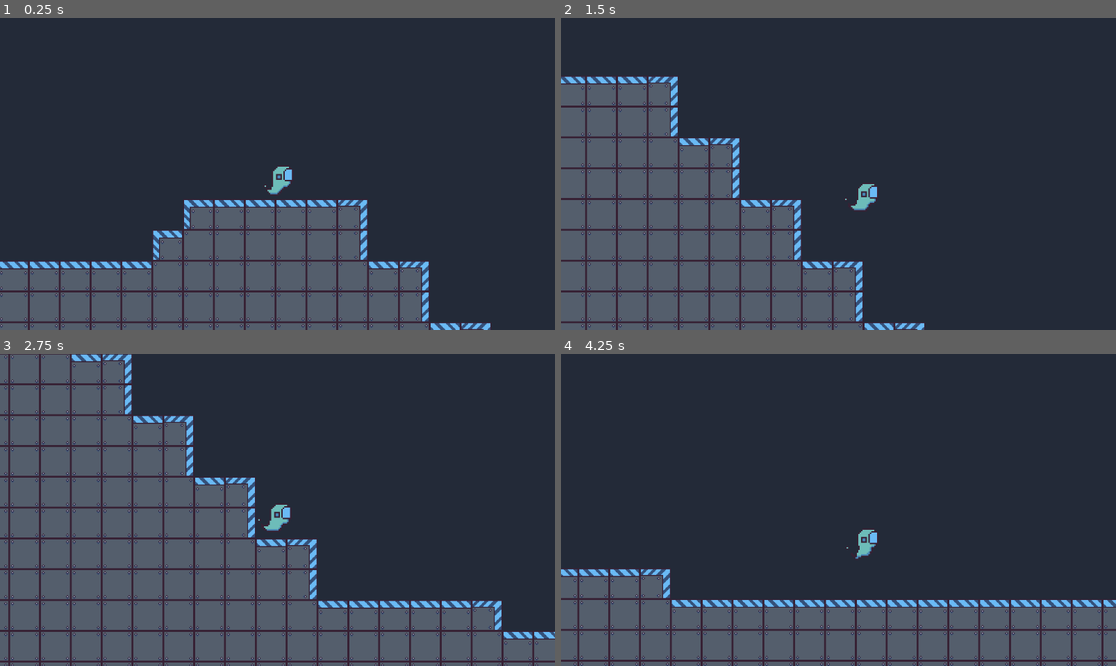
Above: before the commit, frames 1-4 (two rows, left to right).
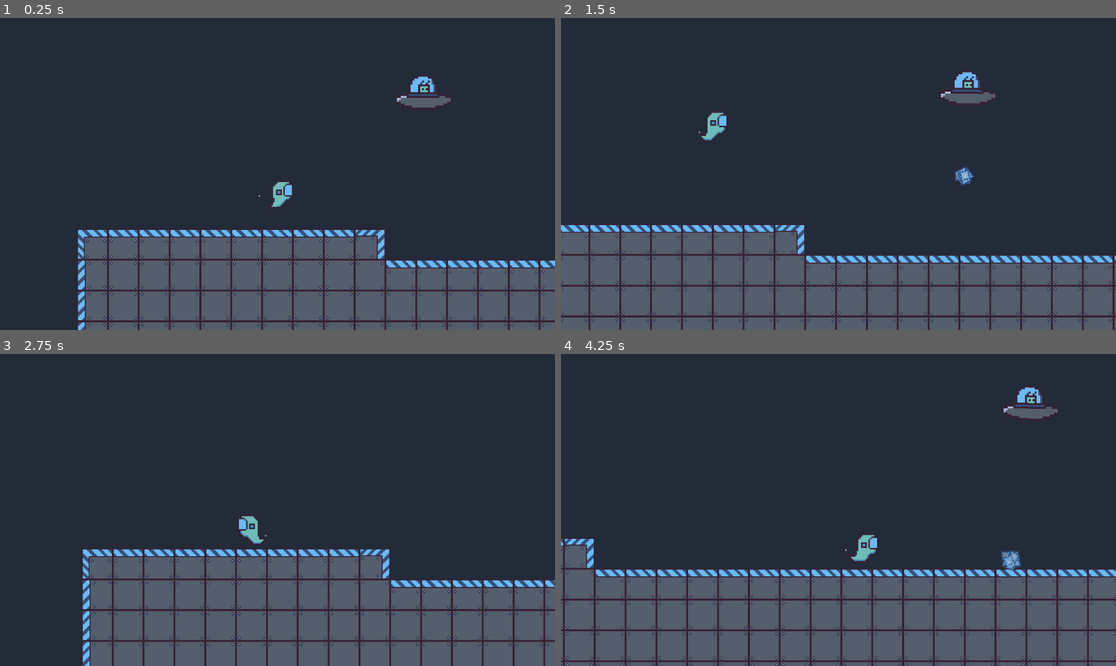
Above: after the commit, the same moments.

Repository: Royalblue6870/space-shooter
Game: Godot game, scene res://scenes/game.tscn
Same seed, same stepped clock (60 frames per second), same inputs: the game is played once before the commit and once after it. The engine's default icon, where the game draws it, is replaced by a stand-in: a white triangle on a blue panel in a dark square.
Inputs:
- Up to frame 1 (0.25 s): no input
- Up to frame 2 (1.5 s): tap Enter (ui_accept) at 0.5, 0.6, 0.77, 1.07, 1.35 s; hold Right (ui_right) from 0.53 s (still down)
- Up to frame 3 (2.75 s): tap Enter (ui_accept) at 1.52, 1.82, 2.1 s; release Right (ui_right) at 2.03 s; hold Left (ui_left) from 2.03 s (still down)
- Up to frame 4 (4.25 s): release Left (ui_left) at 2.78 s; hold Right (ui_right) from 2.78 s (still down); tap Enter (ui_accept) at 2.85, 3.02, 3.32, 3.6, 3.77, 4.07 s

The runs differ from the first frame. In frame 1, 18% of the frame differs, in the area x 0-100%, y 18-100%; in frame 2, 29%; in frame 3, 39%, in the area x 0-100%, y 0-100%; in frame 4, 15%.

Commit message:
added sound and more enemies

Diff:
--- a/laserbeam.gd
+++ b/laserbeam.gd
@@ -5,6 +5,7 @@
 
 func _process(_delta):
 	position.y += speed
+
 	if $RayCast2D.is_colliding():
 		var collider = $RayCast2D.get_collider()
 		if collider != null and collider.name == "player":
--- a/prefabs/enemy.tscn
+++ b/prefabs/enemy.tscn
@@ -21,5 +21,7 @@
 [node name="Sprite2D" type="Sprite2D" parent="."]
 texture = ExtResource("2_2ha65")
 
+[node name="shootsound" type="AudioStreamPlayer2D" parent="."]
+
 [connection signal="body_entered" from="." to="." method="_on_body_entered"]
 [connection signal="timeout" from="Timer" to="." method="_on_timer_timeout"]
--- a/scenes/game.tscn
+++ b/scenes/game.tscn
@@ -1,6 +1,7 @@
-[gd_scene load_steps=30 format=4 uid="uid://cxwukq775avxp"]
+[gd_scene load_steps=37 format=4 uid="uid://cxwukq775avxp"]
 
 [ext_resource type="PackedScene" uid="uid://cjv82d05khtds" path="res://prefabs/player.tscn" id="1_i1tmu"]
+[ext_resource type="AudioStream" uid="uid://q82woy38k60i" path="res://pretty noises/ghostjump.wav" id="2_a4mev"]
 [ext_resource type="Texture2D" uid="uid://cr2b4q07eceos" path="res://pretty pictures/Tiles/tile1.png" id="2_dgsoi"]
 [ext_resource type="Texture2D" uid="uid://b5um4mg5bg4px" path="res://pretty pictures/Tiles/tile2 top.png" id="3_kkhxr"]
 [ext_resource type="PackedScene" uid="uid://btovrllhbblrp" path="res://prefabs/portal.tscn" id="3_p8epq"]
@@ -15,6 +16,7 @@
 [ext_resource type="Script" path="res://scripts/path_follow_2d.gd" id="13_p7wir"]
 [ext_resource type="Script" path="res://scenes/path_follow_2d.gd" id="14_7gj5f"]
 [ext_resource type="Script" path="res://scenes/path_follow_2d_fast.gd" id="15_ob6au"]
+[ext_resource type="AudioStream" uid="uid://dsfq38w7uq5bb" path="res://pretty noises/bgmusic.mp3" id="17_758ve"]
 
 [sub_resource type="TileSetAtlasSource" id="TileSetAtlasSource_w1uw4"]
 resource_name = "tile1"
@@ -109,10 +111,43 @@
 }
 point_count = 3
 
+[sub_resource type="Curve2D" id="Curve2D_71cch"]
+_data = {
+"points": PackedVector2Array(0, 0, 0, 0, 1963, 77, 0, 0, 0, 0, 2085, 77, 0, 0, 0, 0, 1965, 76)
+}
+point_count = 3
+
+[sub_resource type="Curve2D" id="Curve2D_hdil7"]
+_data = {
+"points": PackedVector2Array(0, 0, 0, 0, 2459, -129, 0, 0, 0, 0, 2669, -128, 0, 0, 0, 0, 2458, -128)
+}
+point_count = 3
+
+[sub_resource type="Curve2D" id="Curve2D_tx1ay"]
+_data = {
+"points": PackedVector2Array(0, 0, 0, 0, 2731, -145, 0, 0, 0, 0, 2820, -145, 0, 0, 0, 0, 2731, -146)
+}
+point_count = 3
+
+[sub_resource type="Curve2D" id="Curve2D_a4yq7"]
+_data = {
+"points": PackedVector2Array(0, 0, 0, 0, 2890, -140, 0, 0, 0, 0, 3027, -139, 0, 0, 0, 0, 2890, -141)
+}
+point_count = 3
+
+[sub_resource type="Curve2D" id="Curve2D_o8po3"]
+_data = {
+"points": PackedVector2Array(0, 0, 0, 0, 3078, -141, 0, 0, 0, 0, 3725, -142, 0, 0, 0, 0, 3077, -141)
+}
+point_count = 3
+
 [node name="game" type="Node2D"]
 
 [node name="player" parent="." instance=ExtResource("1_i1tmu")]
-position = Vector2(493, 56)
+position = Vector2(100, 39)
+
+[node name="jumpsound" type="AudioStreamPlayer2D" parent="player"]
+stream = ExtResource("2_a4mev")
 
 [node name="TileMapLayer" type="TileMapLayer" parent="."]
 z_index = 10
@@ -179,3 +214,70 @@
 script = ExtResource("14_7gj5f")
 
 [node name="enemy" parent="Path2D4/PathFollow2D" instance=ExtResource("4_nt1gx")]
+
+[node name="Path2D5" type="Path2D" parent="."]
+position = Vector2(0, 6)
+curve = SubResource("Curve2D_71cch")
+
+[node name="PathFollow2D" type="PathFollow2D" parent="Path2D5"]
+position = Vector2(1963, 77)
+rotates = false
+cubic_interp = false
+script = ExtResource("14_7gj5f")
+
+[node name="enemy" parent="Path2D5/PathFollow2D" instance=ExtResource("4_nt1gx")]
+
+[node name="Path2D6" type="Path2D" parent="."]
+position = Vector2(0, -10)
+curve = SubResource("Curve2D_hdil7")
+
+[node name="PathFollow2D" type="PathFollow2D" parent="Path2D6"]
+position = Vector2(2459, -129)
+rotation = 0.00476187
+rotates = false
+cubic_interp = false
+script = ExtResource("14_7gj5f")
+
+[node name="enemy" parent="Path2D6/PathFollow2D" instance=ExtResource("4_nt1gx")]
+
+[node name="Path2D7" type="Path2D" parent="."]
+position = Vector2(0, 6)
+curve = SubResource("Curve2D_tx1ay")
+
+[node name="PathFollow2D" type="PathFollow2D" parent="Path2D7"]
+position = Vector2(2731, -145)
+rotates = false
+cubic_interp = false
+script = ExtResource("14_7gj5f")
+
+[node name="enemy" parent="Path2D7/PathFollow2D" instance=ExtResource("4_nt1gx")]
+
+[node name="Path2D8" type="Path2D" parent="."]
+curve = SubResource("Curve2D_a4yq7")
+
+[node name="PathFollow2D" type="PathFollow2D" parent="Path2D8"]
+position = Vector2(2890, -140)
+rotation = 0.00729914
+rotates = false
+cubic_interp = false
+script = ExtResource("14_7gj5f")
+
+[node name="enemy" parent="Path2D8/PathFollow2D" instance=ExtResource("4_nt1gx")]
+
+[node name="Path2D9" type="Path2D" parent="."]
+position = Vector2(0, 32)
+curve = SubResource("Curve2D_o8po3")
+
+[node name="PathFollow2D" type="PathFollow2D" parent="Path2D9"]
+position = Vector2(3078, -141)
+rotation = -0.00154559
+rotates = false
+cubic_interp = false
+script = ExtResource("14_7gj5f")
+
+[node name="enemy" parent="Path2D9/PathFollow2D" instance=ExtResource("4_nt1gx")]
+
+[node name="AudioStreamPlayer" type="AudioStreamPlayer" parent="."]
+stream = ExtResource("17_758ve")
+volume_db = -5.315
+autoplay = true
--- a/scripts/enemy.gd
+++ b/scripts/enemy.gd
@@ -1,6 +1,7 @@
 extends Area2D
 
 @export var speed = 100
+@onready var shootsound = $shootsound
 @onready var laserbeam_prefab = preload("res://prefabs/LASERBEAM.tscn")
 
 func _on_body_entered(body):
@@ -13,4 +14,5 @@
 	var laserbeam = laserbeam_prefab.instantiate()
 	laserbeam.position = position
 	add_child(laserbeam)
+	shootsound.play()
 	pass # Replace with function body.
--- a/scripts/player.gd
+++ b/scripts/player.gd
@@ -1,5 +1,5 @@
 extends CharacterBody2D
-
+@onready var jump_sound = $jumpsound
 @onready var anim : AnimatedSprite2D = $AnimatedSprite2D
 const SPEED = 150.0
 const JUMP_VELOCITY = -300
@@ -19,6 +19,7 @@
 			anim.play("run")
 
 	if velocity.x < 0:
+
 		anim.flip_h = true
 	else:
 		anim.flip_h = false
@@ -26,6 +27,7 @@
 	# Handle jump.
 	if Input.is_action_just_pressed("ui_accept") and is_on_floor():
 		velocity.y = JUMP_VELOCITY
+		jump_sound.play()
 
 	# Get the input direction and handle the movement/deceleration.
 	# As good practice, you should replace UI actions with custom gameplay actions.
Not shown, added: pretty noises/bgmusic.mp3.import
Not shown, added: pretty noises/ghostjump.wav.import
Not shown, added: pretty noises/laser.wav.import
Not shown, added: pretty noises/bgmusic.mp3
Not shown, added: pretty noises/ghostjump.wav
Not shown, added: pretty noises/laser.wav
